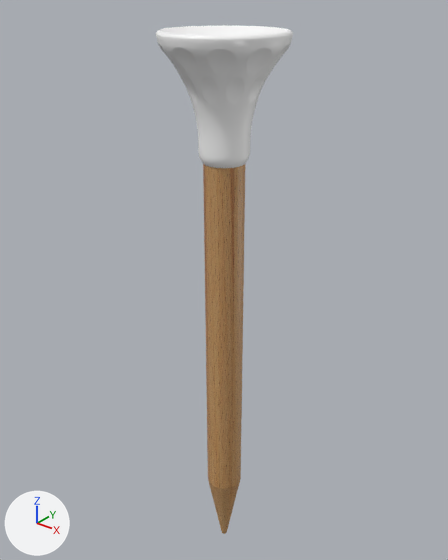
Renders of the COLLADA model tee3d/model/tee.dae from each side of a commit.
Rendered twice from a camera (50 mm lens) standing at (1.41, -1.764, 1.375) and looking at (-0.059, 0.072, 0.237). The axes (+X, +Y, +Z) are drawn at lower left. The lights are the same throughout. Where no turn or scale is listed for an object, it has been applied to the vertices.

Names of what the first picture shows: 'Cylinder', 'head', 'wood'.
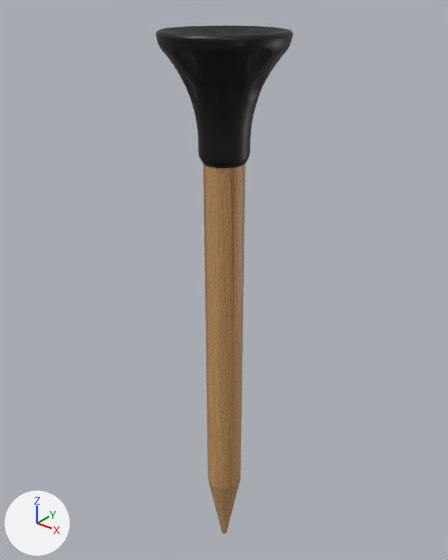
Location of each change, [x1, y1, x2, y2] in pixels of the pictures (448 x 560 px):
'head', surface changed (grey to black): [156, 25, 293, 168] in both

The change, as a list of edits to the scene's bpy script:
```text
Add img_logo_png:
    img_logo_png = load_image('logo.png', 'logo.png', 600, 600, 'sRGB')
Change mat_material_001_001:
    mat_material_001_001.texture: img_logo_jpg -> img_logo_png
```
